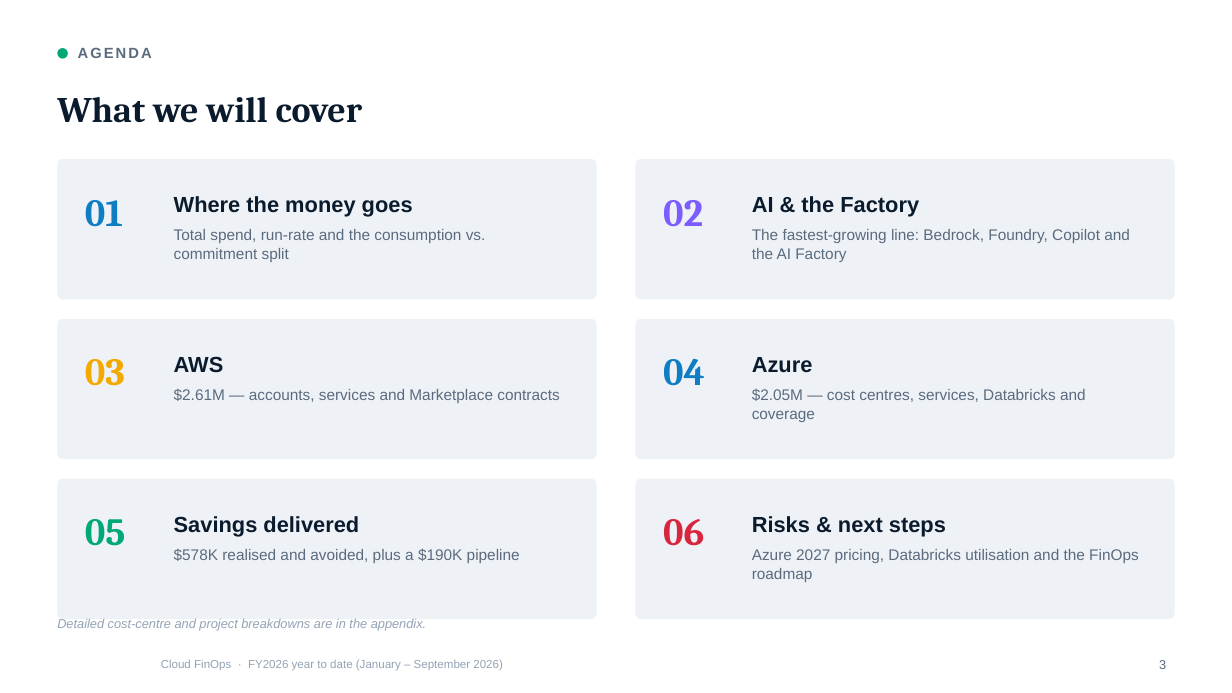
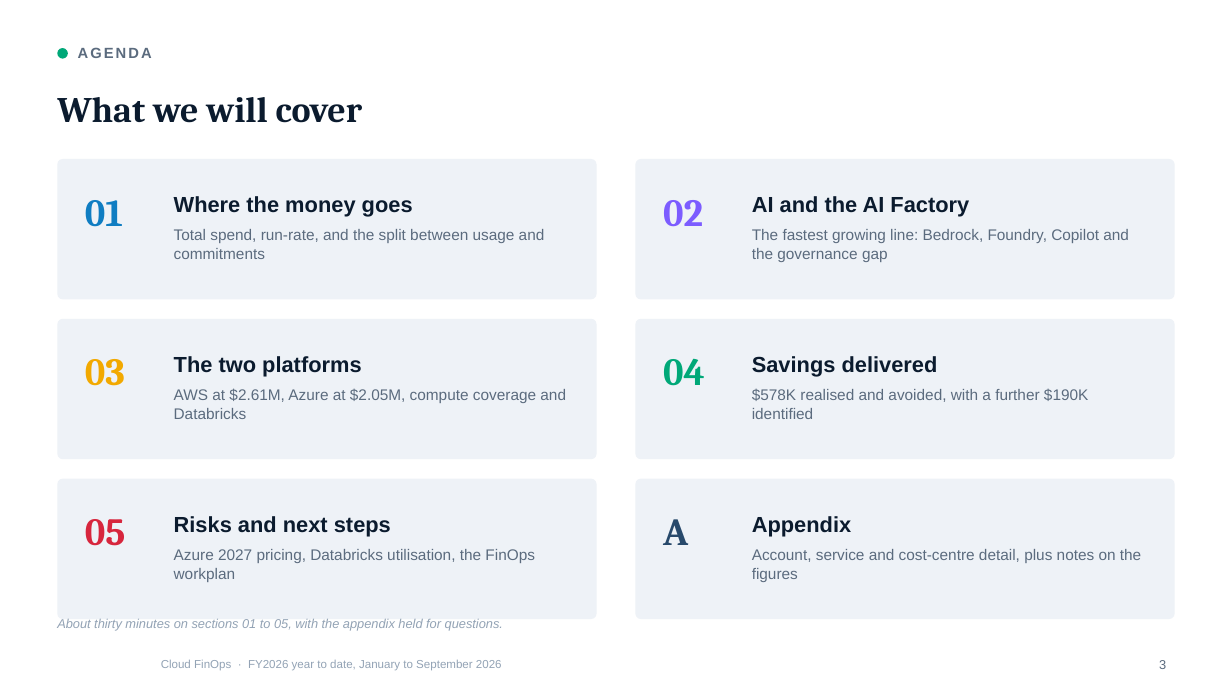
Before and after one commit to arielga5-code/Finops, a slide deck: slide 3 of presentations/Cloud_FinOps_Harel_FY2026_September.pptx. Drawn at 1232x693 pixels with LibreOffice and Linux fonts; fonts in the diff are those of the drawing; background and template pictures are left out. Boxes give left, top, right and bottom in pixels: in the first picture for what was removed or moved away, otherwise in the second. Text is boxed around its words. In the diff, an @@ line names an element or a change of style, - is before the commit and + after.

```diff
--- a/presentations/Cloud_FinOps_Harel_FY2026_September.pptx
+++ b/presentations/Cloud_FinOps_Harel_FY2026_September.pptx
@@ text at <box>752,196,969,217</box>: text changed @@
-AI & the Factory
+AI and the AI Factory
@@ text at <box>174,229,545,259</box>: text changed @@
-Total spend, run-rate and the consumption vs. commitment split
+Total spend, run-rate, and the split between usage and commitments
@@ text at <box>752,229,1129,262</box>: text changed @@
-The fastest-growing line: Bedrock, Foundry, Copilot and the AI Factory
+The fastest growing line: Bedrock, Foundry, Copilot and the governance gap
@@ text at <box>174,356,362,377</box>: text changed @@
-AWS
+The two platforms
@@ text "04" at <box>663,358,705,386</box>: text colour #0F7DC2 to #00A878 @@
@@ text at <box>752,356,938,377</box>: text changed @@
-Azure
+Savings delivered
@@ text at <box>174,388,566,419</box>: text changed @@
-$2.61M — accounts, services and Marketplace contracts
+AWS at $2.61M, Azure at $2.05M, compute coverage and Databricks
@@ text at <box>752,389,1088,419</box>: text changed @@
-$2.05M — cost centres, services, Databricks and coverage
+$578K realised and avoided, with a further $190K identified
@@ text "05" at <box>85,519,126,546</box>: text colour #00A878 to #D7263D @@
@@ text at <box>174,516,391,537</box>: text changed @@
-Savings delivered
+Risks and next steps
@@ text at <box>663,519,688,545</box>: text changed; text colour #D7263D to #27496B @@
-06
+A
@@ text at <box>752,516,851,537</box>: text changed @@
-Risks & next steps
+Appendix
@@ text at <box>174,549,535,582</box>: text changed @@
-$578K realised and avoided, plus a $190K pipeline
+Azure 2027 pricing, Databricks utilisation, the FinOps workplan
@@ text at <box>752,549,1141,582</box>: text changed @@
-Azure 2027 pricing, Databricks utilisation and the FinOps roadmap
+Account, service and cost-centre detail, plus notes on the figures
@@ text at <box>57,618,503,631</box>: text changed @@
-Detailed cost-centre and project breakdowns are in the appendix.
+About thirty minutes on sections 01 to 05, with the appendix held for questions.
@@ text at <box>161,660,502,671</box>: text changed @@
-Cloud FinOps · FY2026 year to date (January – September 2026)
+Cloud FinOps · FY2026 year to date, January to September 2026
```
Also in this commit, not shown: 38 other slides changed, 2 slides removed, 15 other files.
